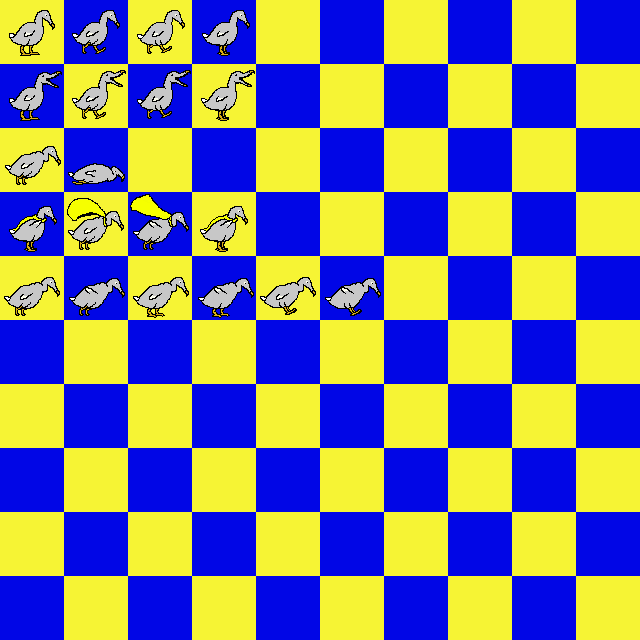
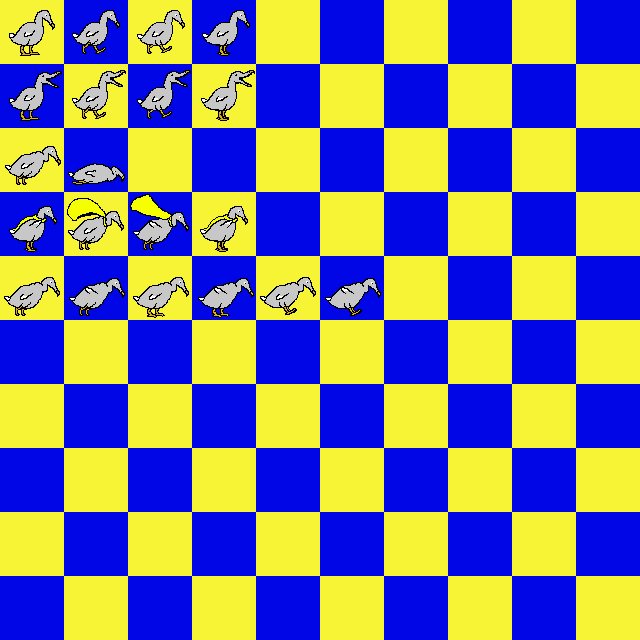
Layers edited between the first and the second (640, 640) image:
painted on "Ebene" over bbox(21, 14, 374, 318)
